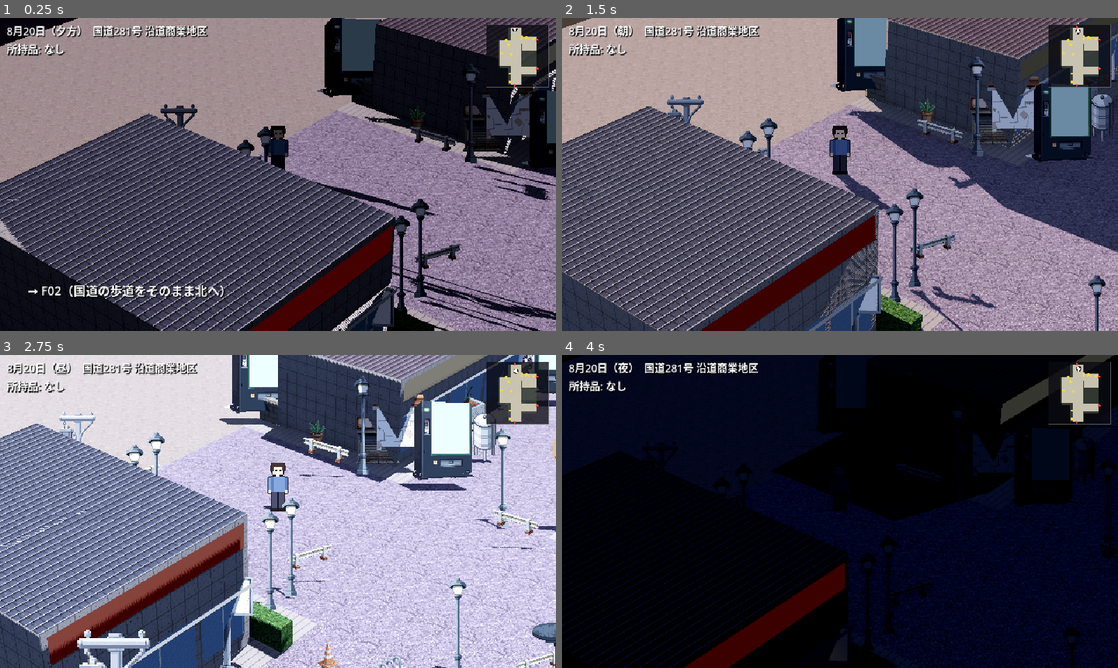
Above: before the commit, frames 1-4 (two rows, left to right).
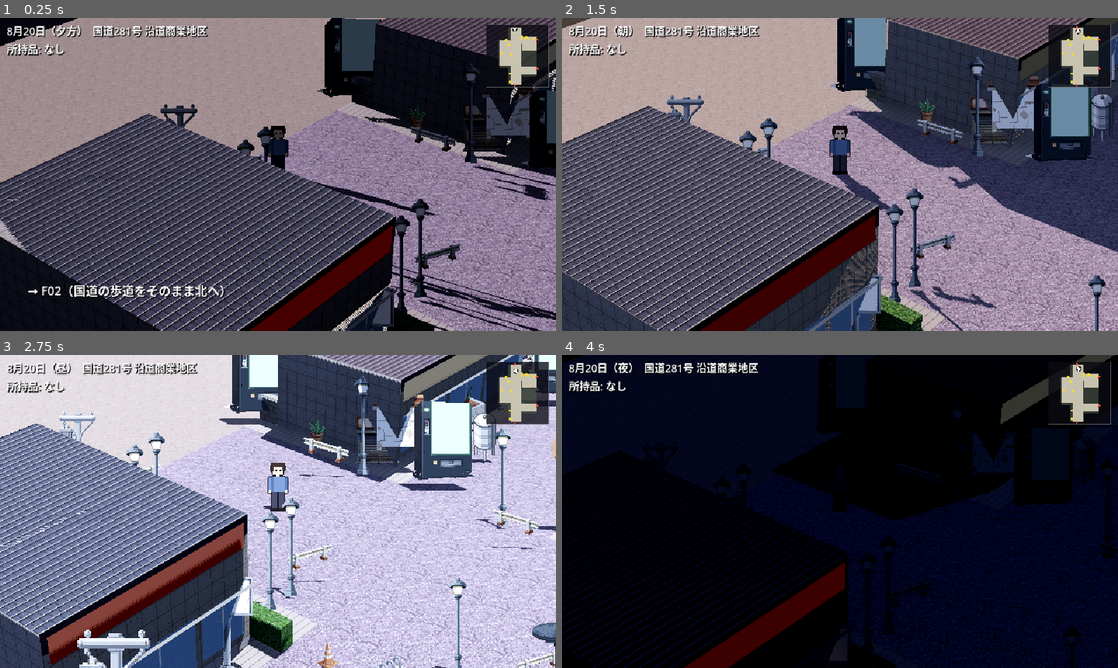
Above: after the commit, the same moments.

Repository: kijima-masaru/Game1
Game: Godot game, scene res://scenes/fields/f01_kokudo.tscn
Same seed, same stepped clock (60 frames per second), same inputs: the game is played once before the commit and once after it. This scene is started directly instead of the project's main scene.
Inputs:
- Up to frame 1 (0.25 s): no input
- Up to frame 2 (1.5 s): tap Enter at 0.5 s; hold D 0.53-1.28 s; tap E at 0.6 s; tap Space at 0.77 s; hold S from 1.28 s (still down); tap 1 at 1.35 s
- Up to frame 3 (2.75 s): tap Space at 1.52 s; release S at 2.03 s; hold D from 2.03 s (still down); tap 2 at 2.1 s
- Up to frame 4 (4 s): release D at 2.78 s; hold W 2.78-3.53 s; tap 3 at 2.85 s; tap Space at 3.02, 3.77 s; hold A from 3.53 s (still down); tap 4 at 3.6 s

The runs differ from the first frame. In frame 1, 0.4% of the frame differs, in the area x 0-100%, y 0-100%; in frame 2, 1.4%; in frame 3, 1.5%, in the area x 0-96%, y 0-100%; in frame 4, less than 0.1%.

Commit message:
feat(field): 建物生成器に軒・けらば・破風・経年・付属物を追加（U-2）
REFERENCE_VOCAB.md の寸法語彙のうち、写真無しで実装できる項目を反映。

- BuildingGen.add_gable_roof / add_gable_roof_z: 軒の出(overhang)がけらば
  方向にも二重加算されるバグを修正し、独立したkeraba引数を追加。破風板
  （見付幅220mm）を4面追加した。当初の報告「けらばの出が現状ゼロ」は誤りで、
  実際には二重加算により常に非ゼロ（独立棟では軒の出の2倍）だった。
- BuildingGen.add_box_dir: 面ごとに壁材を変えられる版を追加（経年の方位差用）。
- FieldLayout.OVERHANG_BY_KIND: 軒の出を建物種別ごとに設定（商店0.6m/民家0.75m）。
- FieldBuilder:
  - _apply_weathering(): 基礎の水切り帯、北面の苔、軒下の陰影/雨だれ帯を追加
  - _wall_mat_faded(): 南面の退色バリアントを生成
  - _attach_fixtures(): 側面にエアコン室外機・メーター箱を配置
  - fence_block: 控え壁（3.4m間隔）と笠木を追加
  - house の窓・戸を455mmグリッドにスナップ

検証: godot --headless --check-only（3ファイル）、tests/smoke_test.gd、
tests/field_validate.gd（全16フィールド、tools/check.sh 一式）がすべて成功。
F02（民家）・F12（団地）で改修前後のスクリーンショット比較を実施。

docs/REFERENCE_VOCAB.md: 実装済み項目に印を付け、けらば・段目地に関する
当初の誤った記述を訂正。9節の優先順位リストを実施結果に更新。

Co-Authored-By: Claude Sonnet 5 <noreply@anthropic.com>
Claude-Session: https://claude.ai/code/session_01FUyGKpkghhZZw2kaeUakm3

Diff:
--- a/scripts/field/field_builder.gd
+++ b/scripts/field/field_builder.gd
@@ -3,8 +3,20 @@
 ## data/fields/<id>.json から 3D の街を組む（docs/FIELD_FORMAT.md 第 9 節）。
 ## 地面 → 道 → 区画（建物生成器）→ 塀 → 配置物と光源 → field_yaw で全体を回す。AO は res://cache/fields/<id>/ にキャッシュ。
 
-const TEX_VERSION := 5            # テクスチャ生成の版。上げるとキャッシュを焼き直す（5: 地形、フェーズ 14 T-2b）
+const TEX_VERSION := 6            # テクスチャ生成の版。上げるとキャッシュを焼き直す（6: 経年・付属物、フェーズ 15）
 const T := FieldData.TILE
+
+# ---- 経年・付属物（REFERENCE_VOCAB.md 7節・3-5節）。値は写真検証まで仮のプロシージャル調整。
+# 現地写真が届いたら、ここと FieldLayout.OVERHANG_BY_KIND を実測値に差し替える。
+const FADE_TINT_SOUTH := Color(0.87, 0.86, 0.81)      # 南面の退色（彩度・明度をやや落とす）
+const MOSS_HEIGHT_M := 0.9                             # 北面の苔（文献値は地上30cm程度。視認性のため誇張）
+const FOUNDATION_KICK_M := 0.4                         # 基礎の水切り帯（VOCAB 3-3: 設計GL+400mm前後）
+const EAVE_STAIN_FRAC := 0.14                          # 軒下の陰影・雨だれ帯（壁上端に対する割合）
+const AC_UNIT_SIZE := Vector3(0.8, 0.55, 0.3)          # 室外機（VOCAB 3-5）
+const AC_UNIT_HEIGHT_M := 0.35                         # 床上0.3〜0.5m（据置）
+const METER_BOX_SIZE := Vector2(0.3, 0.4)              # メーター箱（VOCAB 3-5）
+const METER_BOX_HEIGHT_M := 1.5                        # 床上1.4〜1.8m
+const WEATHERED_KINDS := ["shop_shutter", "shop_wood", "dagashi", "house", "store", "apartment", "civic", "school", "gym"]
 
 var fd: FieldData
 var root: Node3D                   # 回転する親（フィールドのローカル座標 = タイル × T）
@@ -127,6 +139,16 @@
 	wt.uv1_scale = Vector3(28.0 / 16.0, 28.0 / 16.0, 1)
 	wt.cull_mode = BaseMaterial3D.CULL_DISABLED
 	mats["warm_window"] = wt
+	# 経年（REFERENCE_VOCAB.md 7節）: 南面の退色。値は写真検証まで仮のプロシージャル調整（要差し替え）。
+	for key in ["weatherboard", "mortar", "concrete", "plaster", "namako"]:
+		var arr: Array = mats[key] if mats[key] is Array else [mats[key]]
+		var faded: Array = []
+		for m in arr:
+			var m2: StandardMaterial3D = (m as StandardMaterial3D).duplicate()
+			m2.albedo_color = FADE_TINT_SOUTH
+			PT.register(m2)
+			faded.append(m2)
+		mats[key + "_faded"] = faded
 
 
 func _wall_mat(kind: String, variant: int) -> StandardMaterial3D:
@@ -134,6 +156,19 @@
 	if arr is Array:
 		return arr[variant % arr.size()]
 	return arr
+
+
+## 南面用の退色版（無ければ通常の壁材にフォールバック。REFERENCE_VOCAB.md 7節）
+func _wall_mat_faded(kind: String, variant: int) -> StandardMaterial3D:
+	var arr = mats.get(kind + "_faded", null)
+	if arr == null:
+		return _wall_mat(kind, variant)
+	return arr[variant % arr.size()] if arr is Array else arr
+
+
+## 尺モジュール（455mm）にスナップ（REFERENCE_VOCAB.md 2-1: 窓・戸袋等の配置を筋の通った位置にする）
+func _snap455(x: float) -> float:
+	return roundi(x / 0.455) * 0.455
 
 
 # ============================================================================
@@ -226,22 +261,68 @@
 			return {"o": Vector3(c.x - hw, c.y, c.z - hd), "u": Vector3(0, 0, box["d"]), "v": Vector3(0, h, 0), "n": Vector3.LEFT, "len": box["d"]}
 
 
+## 側面の壁の座標系（附属物の取り付けに使う。正面ではない壁を固定で選ぶ: front が S/N なら東壁、E/W なら南壁）
+func _side_frame(l: Dictionary, box: Dictionary, h: float) -> Dictionary:
+	var c: Vector3 = box["center"]
+	var hw: float = box["w"] * 0.5
+	var hd: float = box["d"] * 0.5
+	if l.get("front", "S") in ["S", "N"]:
+		return {"o": Vector3(c.x + hw, c.y, c.z + hd), "u": Vector3(0, 0, -box["d"]), "v": Vector3(0, h, 0), "n": Vector3.RIGHT, "len": box["d"]}
+	return {"o": Vector3(c.x - hw, c.y, c.z + hd), "u": Vector3(box["w"], 0, 0), "v": Vector3(0, h, 0), "n": Vector3.BACK, "len": box["w"]}
+
+
+## 経年（REFERENCE_VOCAB.md 7節）: 基礎の水切り帯・北面の苔・軒下の陰影/雨だれ帯。
+## 発生位置と方位依存は文献で裏付け済み（北面に苔、庇の下に雨だれ）。量は写真検証までの仮値。
+func _apply_weathering(l: Dictionary, box: Dictionary, h: float) -> void:
+	var c: Vector3 = box["center"]
+	var hw: float = box["w"] * 0.5
+	var hd: float = box["d"] * 0.5
+	# 基礎の水切り帯（VOCAB 3-3: 設計GL+400mm前後。全面）
+	var kick_h: float = minf(FOUNDATION_KICK_M, h * 0.35)
+	gen.add_box(c, Vector3(box["w"] + 0.04, kick_h, box["d"] + 0.04), mats["concrete"][0], mats["concrete"][0], l["id"] + "_kick", false, false)
+	# 北面の苔（地上から立ち上がる帯。北面=_N は add_box_dir で origin (c.x+hw, c.z-hd) から -X 方向）
+	var moss_h: float = minf(MOSS_HEIGHT_M, h * 0.6)
+	gen.add_face(Vector3(c.x + hw, c.y, c.z - hd - 0.015), Vector3(-box["w"], 0, 0), Vector3(0, moss_h, 0), Vector3.FORWARD, mats["moss"], l["id"] + "_moss", false)
+	# 軒下の陰影・雨だれ帯（壁上端の帯。庇の下端から汚れが下に伸びるという文献の知見を、壁上部の暗い帯として近似）
+	var stain_h: float = h * EAVE_STAIN_FRAC
+	var stain_y: float = h - stain_h
+	gen.add_face(Vector3(c.x - hw, c.y + stain_y, c.z + hd + 0.015), Vector3(box["w"], 0, 0), Vector3(0, stain_h, 0), Vector3.BACK, mats["dark"], l["id"] + "_stainS", false)
+	gen.add_face(Vector3(c.x + hw, c.y + stain_y, c.z - hd - 0.015), Vector3(-box["w"], 0, 0), Vector3(0, stain_h, 0), Vector3.FORWARD, mats["dark"], l["id"] + "_stainN", false)
+
+
+## 換気口・メーター箱・給湯器・室外機（REFERENCE_VOCAB.md 3-5節）。値は写真検証まで仮のプロシージャル配置。
+func _attach_fixtures(l: Dictionary, box: Dictionary, h: float) -> void:
+	var side := _side_frame(l, box, h)
+	var L: float = side["len"]
+	if L < 2.5:
+		return
+	var o: Vector3 = side["o"]
+	var u: Vector3 = side["u"]
+	var v: Vector3 = side["v"]
+	var n: Vector3 = side["n"]
+	var ud: Vector3 = u.normalized()
+	var ac_c: Vector3 = o + ud * (L * 0.28) + n * (AC_UNIT_SIZE.z * 0.5 + 0.02)
+	gen.add_box(Vector3(ac_c.x, box["center"].y + AC_UNIT_HEIGHT_M, ac_c.z), AC_UNIT_SIZE, mats["concrete"][0], mats["concrete"][0], l["id"] + "_ac", false)
+	gen.add_plate(o, u, v, n, L * 0.62, METER_BOX_HEIGHT_M, METER_BOX_SIZE.x, METER_BOX_SIZE.y, mats["dark"], l["id"] + "_meter", 0.02)
+
+
 func _roof(l: Dictionary, box: Dictionary, h: float, roof_mat: Material, wall_mat: Material, overhang: float, rise: float) -> void:
 	var c: Vector3 = box["center"]
 	var along_z: bool = l.get("front", "S") in ["E", "W"]
-	# 連続する建物（N-2b）: 妻側（隣と接する側）には軒を出さず、屋根を一続きにする
-	var end_overhang := overhang
+	# 連続する建物（N-2b）: 妻側（隣と接する側）にはけらばを出さず、屋根を一続きにする。
+	# 独立した建物のけらばの出は overhang と同じ値から始める（REFERENCE_VOCAB.md 2-2）。
+	var keraba := overhang
 	if l.get("contiguous", false) and (fd.layout.has_neighbor(l, -1) or fd.layout.has_neighbor(l, 1)):
-		end_overhang = 0.0
+		keraba = 0.0
 	if l.get("roof", "gable") == "flat" or l.get("kind", "") in ["store", "apartment", "civic", "school", "gym", "shelter"]:
 		gen.add_face(Vector3(c.x - box["w"] * 0.5, c.y + h, c.z - box["d"] * 0.5), Vector3(box["w"], 0, 0), Vector3(0, 0, box["d"]), Vector3.UP, roof_mat, l["id"] + "_top", true, true)
 		return
 	if l.get("roof", "gable") == "none":
 		return
 	if along_z:
-		gen.add_gable_roof_z(Vector3(c.x, c.y + h, c.z), box["w"], box["d"] + 2.0 * end_overhang, rise, roof_mat, wall_mat, l["id"], overhang)
+		gen.add_gable_roof_z(Vector3(c.x, c.y + h, c.z), box["w"], box["d"], rise, roof_mat, wall_mat, l["id"], overhang, 0.12, keraba, mats["dark"])
 	else:
-		gen.add_gable_roof(Vector3(c.x, c.y + h, c.z), box["w"] + 2.0 * end_overhang, box["d"], rise, roof_mat, wall_mat, l["id"], overhang)
+		gen.add_gable_roof(Vector3(c.x, c.y + h, c.z), box["w"], box["d"], rise, roof_mat, wall_mat, l["id"], overhang, 0.12, keraba, mats["dark"])
 
 
 func _build_lot(l: Dictionary) -> void:
@@ -254,7 +335,8 @@
 	var rise: float = float(l.get("rise", 0.7))
 	var overhang: float = float(l.get("overhang", 0.5))
 	var contiguous: bool = l.get("contiguous", false)
-	var wall := _wall_mat(l.get("wall", "mortar"), variant)
+	var wall_key: String = l.get("wall", "mortar")
+	var wall := _wall_mat(wall_key, variant)
 	var roof: StandardMaterial3D = mats["kawara"][variant % 3]
 	# 地形: 区画の中で高さが揃わなければ最大に合わせ、下を基礎で埋める（8d）
 	if float(box["max"]) - float(box["min"]) > 0.01:
@@ -282,7 +364,23 @@
 				c.x = c.x - box["w"] * 0.5 + thick * 0.5
 		match kind:
 			"fence_block":
+				# 段目地はブロック塀テクスチャに焼き込み済み（PixelTextures.block_fence）。
+				# ここでは笠木と控え壁を追加する（REFERENCE_VOCAB.md 5節: 笠木120-190mm、控え壁3.4m間隔）。
 				gen.add_box(c, sz, mats["block_fence"], mats["block_fence"], l["id"], true)
+				var cap_h := 0.15
+				gen.add_box(Vector3(c.x, c.y + sz.y, c.z), Vector3(sz.x + 0.06, cap_h, sz.z + 0.06), mats["concrete"][0], mats["concrete"][0], l["id"] + "_cap", false)
+				var along_x: bool = sz.x >= sz.z
+				var wall_len: float = maxf(sz.x, sz.z)
+				var n_piers: int = int(wall_len / 3.4)
+				var thin_dir: Vector3 = (c - box["center"])
+				thin_dir.y = 0.0
+				thin_dir = thin_dir.normalized() if thin_dir.length() > 0.001 else Vector3.BACK
+				var pier_sz := Vector3(0.25, sz.y, 0.2) if along_x else Vector3(0.2, sz.y, 0.25)
+				for i in range(1, n_piers + 1):
+					var t: float = float(i) / float(n_piers + 1) - 0.5
+					var pc: Vector3 = c + (Vector3(wall_len * t, 0, 0) if along_x else Vector3(0, 0, wall_len * t))
+					pc += thin_dir * (thick * 0.5 + 0.1)
+					gen.add_box(pc, pier_sz, mats["block_fence"], mats["block_fence"], "%s_pier%d" % [l["id"], i], false)
 			"hedge":
 				sz.y = 1.0
 				gen.add_box(c, Vector3(sz.x + 0.3, sz.y, sz.z + 0.3), mats["hedge"], mats["hedge"], l["id"], true)
@@ -323,8 +421,14 @@
 			return
 	# --- 壁のある建物 ---
 	var with_top: bool = l.get("roof", "gable") == "flat" or kind in ["store", "apartment", "civic", "school", "gym"]
-	gen.add_box(box["center"], Vector3(box["w"], h, box["d"]), wall, wall, l["id"], true, with_top)
+	var weathered: bool = kind in WEATHERED_KINDS
+	var wall_south: Material = _wall_mat_faded(wall_key, variant) if weathered else wall
+	gen.add_box_dir(box["center"], Vector3(box["w"], h, box["d"]), wall_south, wall, wall, wall, l["id"], true, with_top)
+	if weathered:
+		_apply_weathering(l, box, h)
 	_roof(l, box, h, roof, wall, overhang, rise)
+	if weathered:
+		_attach_fixtures(l, box, h)
 	var fr := _front_frame(l, box, h)
 	var o: Vector3 = fr["o"]
 	var u: Vector3 = fr["u"]
@@ -370,8 +474,9 @@
 			if floors >= 2:
 				gen.add_window(o, u, v, n, 0.5, 3.6, L - 1.0, 1.1, mats["glass"], mats["frame"], l["id"] + "_w1")
 		"house":
-			gen.add_window(o, u, v, n, 0.4, 0.9, minf(1.6, L * 0.4), 1.0, mats["glass"], mats["frame"], l["id"] + "_w1")
-			gen.add_plate(o, u, v, n, L - 0.4 - 1.0, 0.05, 1.0, 2.0, mats["dark"], l["id"] + "_door")
+			var hw1 := _snap455(minf(1.6, L * 0.4))
+			gen.add_window(o, u, v, n, _snap455(0.4), 0.9, hw1, 1.0, mats["glass"], mats["frame"], l["id"] + "_w1")
+			gen.add_plate(o, u, v, n, L - _snap455(0.4) - _snap455(1.0), 0.05, _snap455(1.0), 2.0, mats["dark"], l["id"] + "_door")
 		"temple_hall":
 			gen.add_plate(o, u, v, n, L * 0.35, 0.05, L * 0.3, 2.6, mats["dark"], l["id"] + "_entrance")
 			gen.add_plate(o, u, v, n, 0.2, 2.8, L - 0.4, 0.3, mats["wood"], l["id"] + "_beam")
--- a/scripts/field/field_layout.gd
+++ b/scripts/field/field_layout.gd
@@ -21,7 +21,13 @@
 const FLOOR_M := 3.0
 const RISE_1F := 0.7
 const RISE_2F := 1.4               # 2 階建て: 軒 5.3 + 1.4 = 6.7 m
-const OVERHANG_M := 0.5
+## 軒の出（既定値）。REFERENCE_VOCAB.md 2-2: 文献の最頻値は600〜800mm。用途別の値は
+## OVERHANG_BY_KIND を参照（写真検証まではこの値。@export 相当として辞書で外出し）。
+const OVERHANG_M := 0.6
+const OVERHANG_BY_KIND := {
+	"shop_shutter": 0.6, "shop_wood": 0.6, "dagashi": 0.6,
+	"house": 0.75,
+}
 const DIRS := {"E": Vector2i(1, 0), "W": Vector2i(-1, 0), "S": Vector2i(0, 1), "N": Vector2i(0, -1)}
 const FENCE_KINDS := ["fence_block", "fence_wall", "hedge"]
 const PASSABLE_KINDS := ["temple_gate"]
@@ -271,7 +277,7 @@
 func _fit_height(l: Dictionary) -> void:
 	var kind: String = l.get("kind", "")
 	var flat: bool = l.get("roof", "gable") == "flat"
-	var overhang := OVERHANG_M
+	var overhang: float = OVERHANG_BY_KIND.get(kind, OVERHANG_M)
 	if kind == "temple_hall":
 		overhang = 1.4
 	var floors := int(l.get("floors", 1))
--- a/scripts/town/building_gen.gd
+++ b/scripts/town/building_gen.gd
@@ -4,6 +4,9 @@
 ## 面ごとに MeshInstance3D を作り、UV は m 単位（材質の uv1_scale でタイル化）、UV2 は 0..1（AO 用）。
 ## 生成は 2 段: add_* で面を登録 → finalize(baker) で AO を焼いて Mesh にする。
 ## 遮蔽物（AABB）は登録した箱と屋根から自動で集める。
+
+## 破風板の見付幅（REFERENCE_VOCAB.md 2-2: 実例180〜240mm幅。写真検証まではこの値で運用する）
+const BARGE_WIDTH_M := 0.22
 
 var faces: Array = []          # {origin,u,v,normal,mat,name,ao,skip_ground,tri}
 var aabbs: Array[AABB] = []
@@ -44,22 +47,32 @@
 
 ## 直方体（4 壁 + 天面）。center は底面中心。
 func add_box(center: Vector3, size: Vector3, wall: Material, top: Material, name_: String, occlude := true, with_top := true) -> void:
+	add_box_dir(center, size, wall, wall, wall, top, name_, occlude, with_top)
+
+
+## add_box の面ごとに壁材を変えられる版（経年の方位差: 北面に苔、南面が退色 等）。
+## wall_s/_n は南面（+Z）・北面（-Z）、wall_ew は東西面（省略時は wall_s と同じ）。
+func add_box_dir(center: Vector3, size: Vector3, wall_s: Material, wall_n: Material, wall_ew: Material, top: Material, name_: String, occlude := true, with_top := true) -> void:
 	var hx := size.x * 0.5
 	var hz := size.z * 0.5
 	var y0 := center.y
-	add_face(Vector3(center.x - hx, y0, center.z + hz), Vector3(size.x, 0, 0), Vector3(0, size.y, 0), Vector3.BACK, wall, name_ + "_S")
-	add_face(Vector3(center.x + hx, y0, center.z - hz), Vector3(-size.x, 0, 0), Vector3(0, size.y, 0), Vector3.FORWARD, wall, name_ + "_N")
-	add_face(Vector3(center.x + hx, y0, center.z + hz), Vector3(0, 0, -size.z), Vector3(0, size.y, 0), Vector3.RIGHT, wall, name_ + "_E")
-	add_face(Vector3(center.x - hx, y0, center.z - hz), Vector3(0, 0, size.z), Vector3(0, size.y, 0), Vector3.LEFT, wall, name_ + "_W")
+	add_face(Vector3(center.x - hx, y0, center.z + hz), Vector3(size.x, 0, 0), Vector3(0, size.y, 0), Vector3.BACK, wall_s, name_ + "_S")
+	add_face(Vector3(center.x + hx, y0, center.z - hz), Vector3(-size.x, 0, 0), Vector3(0, size.y, 0), Vector3.FORWARD, wall_n, name_ + "_N")
+	add_face(Vector3(center.x + hx, y0, center.z + hz), Vector3(0, 0, -size.z), Vector3(0, size.y, 0), Vector3.RIGHT, wall_ew, name_ + "_E")
+	add_face(Vector3(center.x - hx, y0, center.z - hz), Vector3(0, 0, size.z), Vector3(0, size.y, 0), Vector3.LEFT, wall_ew, name_ + "_W")
 	if with_top:
 		add_face(Vector3(center.x - hx, y0 + size.y, center.z - hz), Vector3(size.x, 0, 0), Vector3(0, 0, size.z), Vector3.UP, top, name_ + "_top", true, true)
 	if occlude:
 		aabbs.append(AABB(Vector3(center.x - hx, y0, center.z - hz), size))
 
 
-## 切妻屋根。棟は X 方向。base_y に軒、rise だけ上がる。overhang は軒の出。
-func add_gable_roof(center: Vector3, size_x: float, size_z: float, rise: float, roof: Material, gable_wall: Material, name_: String, overhang := 0.5, thickness := 0.12) -> void:
-	var hx := size_x * 0.5 + overhang
+## 切妻屋根。棟は X 方向。base_y に軒、rise だけ上がる。overhang は軒の出（Z 方向）。
+## keraba はけらばの出（X 方向、妻面を越える屋根の張り出し）。省略時（負値）は overhang と同じ値を使う
+## （REFERENCE_VOCAB.md 2-2: けらばの出は文献上の標準値が無いため、軒の出と同程度から始める設計）。
+## barge_mat を渡すと妻の破風板（けらば端の見付材）を追加する。省略時は roof 材を使う。
+func add_gable_roof(center: Vector3, size_x: float, size_z: float, rise: float, roof: Material, gable_wall: Material, name_: String, overhang := 0.5, thickness := 0.12, keraba := -1.0, barge_mat: Material = null, barge_width := BARGE_WIDTH_M) -> void:
+	var kb: float = overhang if keraba < 0.0 else keraba
+	var hx := size_x * 0.5 + kb
 	var hz := size_z * 0.5 + overhang
 	var y0 := center.y
 	var ridge := Vector3(center.x, y0 + rise, center.z)
@@ -79,6 +92,12 @@
 	var wz := size_z * 0.5
 	add_tri(Vector3(center.x + size_x * 0.5, y0, center.z + wz), Vector3(0, 0, -2 * wz), Vector3(0, rise * (wz / hz), 0), Vector3.RIGHT, gable_wall, name_ + "_gableE")
 	add_tri(Vector3(center.x - size_x * 0.5, y0, center.z - wz), Vector3(0, 0, 2 * wz), Vector3(0, rise * (wz / hz), 0), Vector3.LEFT, gable_wall, name_ + "_gableW")
+	# 破風板（けらば端の見付材。俯角から見たときの妻面の輪郭を強調する）
+	var bmat: Material = barge_mat if barge_mat != null else roof
+	add_face(Vector3(center.x + hx, y0, center.z + hz), slope_s, Vector3(0, -barge_width, 0), Vector3.RIGHT, bmat, name_ + "_bargeES", false)
+	add_face(Vector3(center.x + hx, y0, center.z - hz), slope_n, Vector3(0, -barge_width, 0), Vector3.RIGHT, bmat, name_ + "_bargeEN", false)
+	add_face(Vector3(center.x - hx, y0, center.z + hz), slope_s, Vector3(0, -barge_width, 0), Vector3.LEFT, bmat, name_ + "_bargeWS", false)
+	add_face(Vector3(center.x - hx, y0, center.z - hz), slope_n, Vector3(0, -barge_width, 0), Vector3.LEFT, bmat, name_ + "_bargeWN", false)
 	aabbs.append(AABB(Vector3(center.x - hx, y0, center.z - hz), Vector3(2 * hx, rise, 2 * hz)))
 
 
@@ -98,20 +117,30 @@
 	add_plate(wall_origin, wall_u, wall_v, normal, ox + w * 0.5 - bar * 0.5, oy, bar, h * 0.9, frame, name_ + "_f4", 0.03)
 
 
-## 切妻屋根（棟が Z 方向。正面が E/W の建物用）。
-func add_gable_roof_z(center: Vector3, size_x: float, size_z: float, rise: float, roof: Material, gable_wall: Material, name_: String, overhang := 0.5, thickness := 0.12) -> void:
+## 切妻屋根（棟が Z 方向。正面が E/W の建物用）。overhang は軒の出（X 方向）。
+## keraba はけらばの出（Z 方向）。省略時（負値）は overhang と同じ値を使う（add_gable_roof 参照）。
+func add_gable_roof_z(center: Vector3, size_x: float, size_z: float, rise: float, roof: Material, gable_wall: Material, name_: String, overhang := 0.5, thickness := 0.12, keraba := -1.0, barge_mat: Material = null, barge_width := BARGE_WIDTH_M) -> void:
+	var kb: float = overhang if keraba < 0.0 else keraba
 	var hx := size_x * 0.5 + overhang
-	var hz := size_z * 0.5 + overhang
+	var hz := size_z * 0.5 + kb
 	var y0 := center.y
 	# 東斜面（+X 側）: 軒 (x = +hx) から棟へ
+	var slope_e := Vector3(-hx, rise, 0)
 	var eave_e := Vector3(center.x + hx, y0, center.z - hz)
-	add_face(eave_e, Vector3(0, 0, 2 * hz), Vector3(-hx, rise, 0), Vector3(rise, hx, 0).normalized(), roof, name_ + "_roofE", true, true)
+	add_face(eave_e, Vector3(0, 0, 2 * hz), slope_e, Vector3(rise, hx, 0).normalized(), roof, name_ + "_roofE", true, true)
+	var slope_w := Vector3(hx, rise, 0)
 	var eave_w := Vector3(center.x - hx, y0, center.z + hz)
-	add_face(eave_w, Vector3(0, 0, -2 * hz), Vector3(hx, rise, 0), Vector3(-rise, hx, 0).normalized(), roof, name_ + "_roofW", true, true)
+	add_face(eave_w, Vector3(0, 0, -2 * hz), slope_w, Vector3(-rise, hx, 0).normalized(), roof, name_ + "_roofW", true, true)
 	add_face(Vector3(center.x - hx, y0 - thickness, center.z - hz), Vector3(2 * hx, 0, 0), Vector3(0, 0, 2 * hz), Vector3.DOWN, gable_wall, name_ + "_soffit", false, true)
 	var wx := size_x * 0.5
 	add_tri(Vector3(center.x - wx, y0, center.z + size_z * 0.5), Vector3(2 * wx, 0, 0), Vector3(0, rise * (wx / hx), 0), Vector3.BACK, gable_wall, name_ + "_gableS")
 	add_tri(Vector3(center.x + wx, y0, center.z - size_z * 0.5), Vector3(-2 * wx, 0, 0), Vector3(0, rise * (wx / hx), 0), Vector3.FORWARD, gable_wall, name_ + "_gableN")
+	# 破風板（けらば端の見付材）
+	var bmat: Material = barge_mat if barge_mat != null else roof
+	add_face(Vector3(center.x + hx, y0, center.z + hz), slope_e, Vector3(0, -barge_width, 0), Vector3.BACK, bmat, name_ + "_bargeES", false)
+	add_face(Vector3(center.x + hx, y0, center.z - hz), slope_e, Vector3(0, -barge_width, 0), Vector3.FORWARD, bmat, name_ + "_bargeEN", false)
+	add_face(Vector3(center.x - hx, y0, center.z + hz), slope_w, Vector3(0, -barge_width, 0), Vector3.BACK, bmat, name_ + "_bargeWS", false)
+	add_face(Vector3(center.x - hx, y0, center.z - hz), slope_w, Vector3(0, -barge_width, 0), Vector3.FORWARD, bmat, name_ + "_bargeWN", false)
 	aabbs.append(AABB(Vector3(center.x - hx, y0, center.z - hz), Vector3(2 * hx, rise, 2 * hz)))
 
 
Not shown, changed: docs/REFERENCE_VOCAB.md
